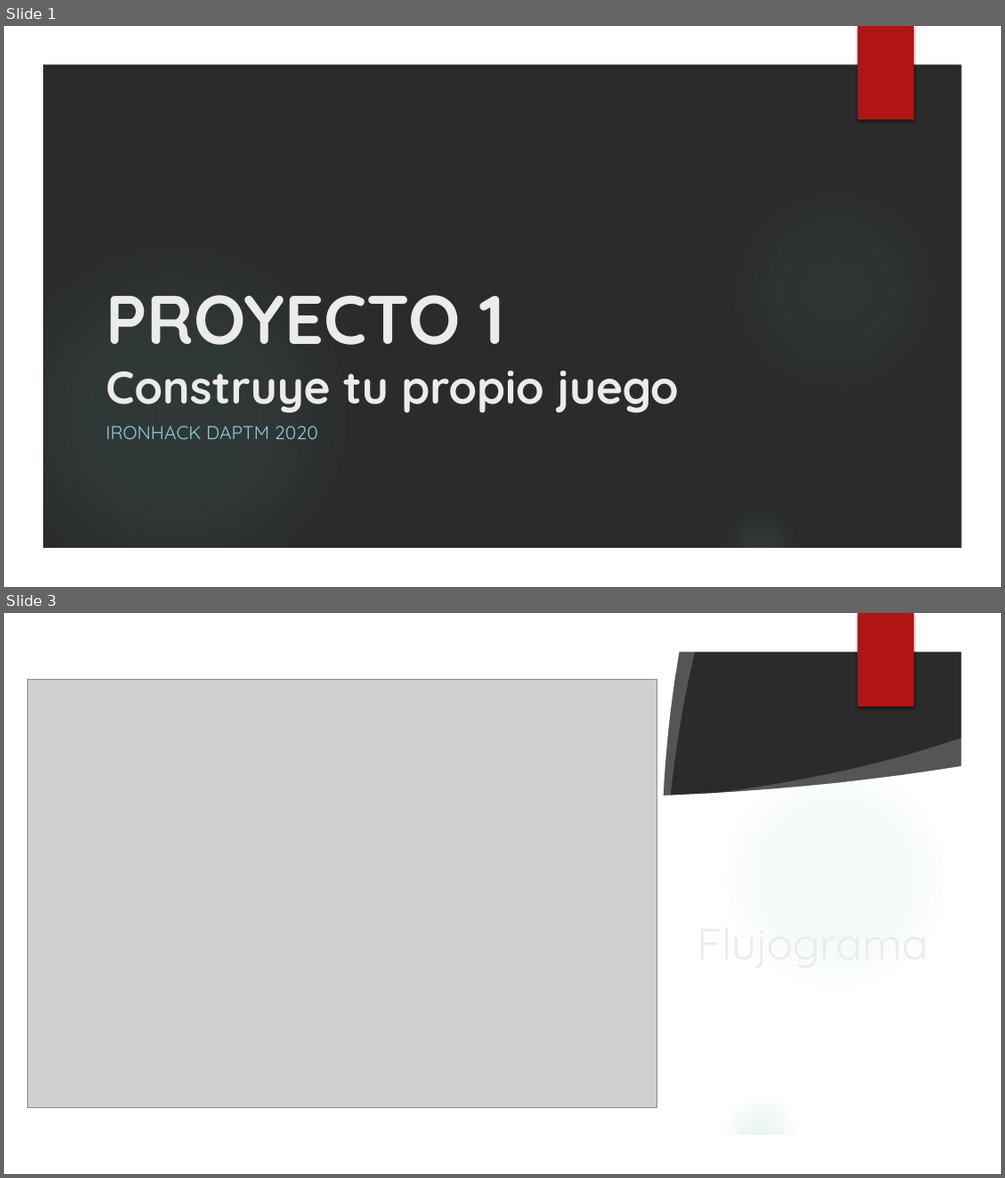
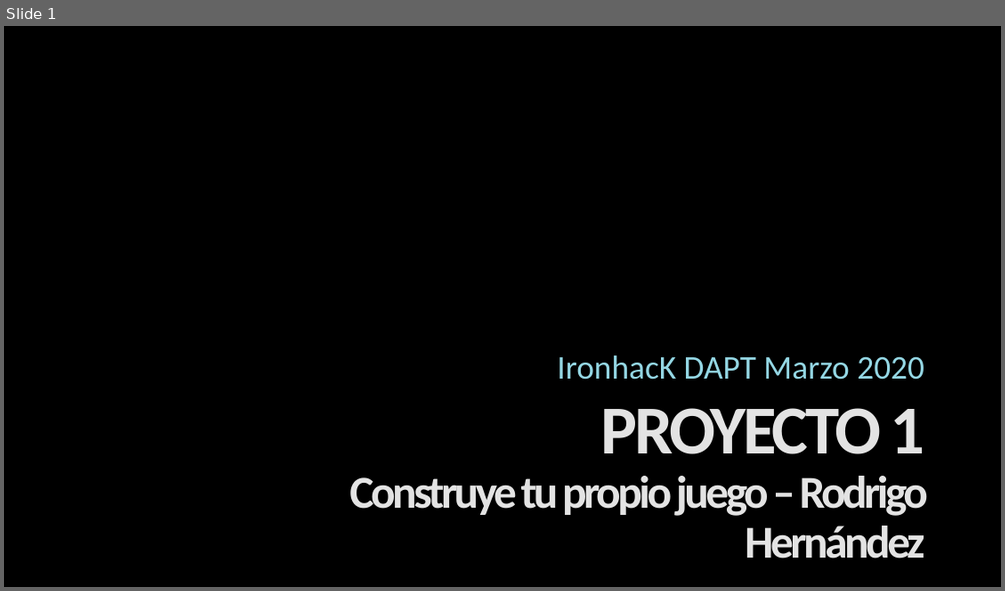
Before and after one commit to ta-data-mexpt/project-build-your-own-game, a slide deck: your-project/Proyecto 1 - Juego.pptx. Shown one above the other, each under a label of ours: slides 1 and 3 before the commit, slide 1 after it; the slides between them are not shown. The pictures are 1005x1178 and 1005x591 pixels, drawn with LibreOffice and Linux fonts; fonts in the diff are those of the drawing; grey boxes stand for pictures; background and template pictures are left out; a plain dark background stands for a picture behind light text. Boxes give left, top, right and bottom in pixels: in the first picture for what was removed or moved away, otherwise in the second. Text is boxed around its words. In the diff, an @@ line names an element or a change of style, - is before the commit and + after.

```diff
--- a/your-project/Proyecto 1 - Juego.pptx
+++ b/your-project/Proyecto 1 - Juego.pptx
@@ slide 3 removed at (4, 613, 1001, 1174), background picture (left out); not listed: 4 template elements that a slide beside it also shows @@
@@ freeform shape removed at (4, 613, 1001, 1174) @@
@@ rectangle removed at (858, 613, 914, 706) @@
@@ rectangle removed at (39, 646, 593, 1141) @@
@@ freeform shape removed at (578, 646, 680, 1141) @@
@@ freeform shape removed at (639, 644, 696, 916) @@
@@ picture removed at (28, 680, 657, 1107) @@
@@ title removed at (689, 714, 948, 973) @@
-Flujograma
@@ freeform shape removed at (697, 738, 970, 819) @@
@@ freeform shape removed at (41, 765, 963, 1136) @@
@@ ellipse removed at (720, 763, 951, 993) @@
@@ ellipse removed at (4, 831, 347, 1174) @@
@@ ellipse removed at (720, 1093, 801, 1174) @@
@@ slide 1 changed as well @@
@@ group removed at (4, 26, 1001, 587): 3 ellipses, 1 freeform shape @@
@@ rectangle removed at (858, 26, 914, 119) @@
@@ subtitle "IronhacK DAPT Marzo 2020" at (557, 355, 924, 379): vertical alignment top to bottom @@
@@ subtitle at (557, 355, 924, 379): text changed; size 18 to 32 pt; font Quicksand to Calibri; text colour #8AD0D6 to gradient #9FDBE7 to #94D7E4 to #BFE7EF to #FFFFFF @@
-IRONHACK DAPTM 2020
+IronhacK DAPT Marzo 2020
@@ title "PROYECTO 1 Construye tu propio ..." at (349, 408, 928, 558): vertical alignment bottom to top @@
@@ title at (349, 408, 928, 558): text changed; font Quicksand to Calibri; text colour #EBEBEB to gradient #969696 to #E3E3E3 to #FFFFFF @@
-PROYECTO 1
-Construye tu propio juego
+PROYECTO 1
+Construye tu propio juego – Rodrigo Hernández
```
Also in this commit, not shown: 1 other slide changed, 3 slides added, 1 other slide removed, 9 other files.
